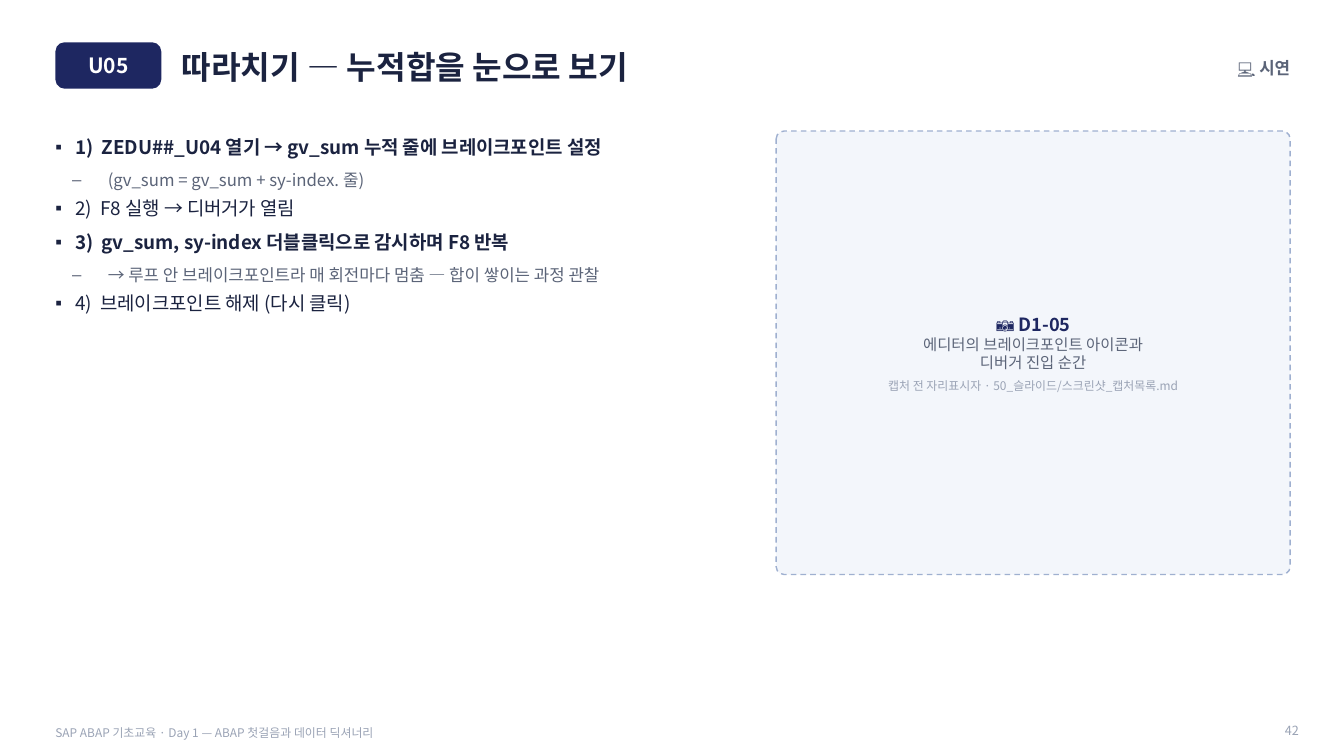
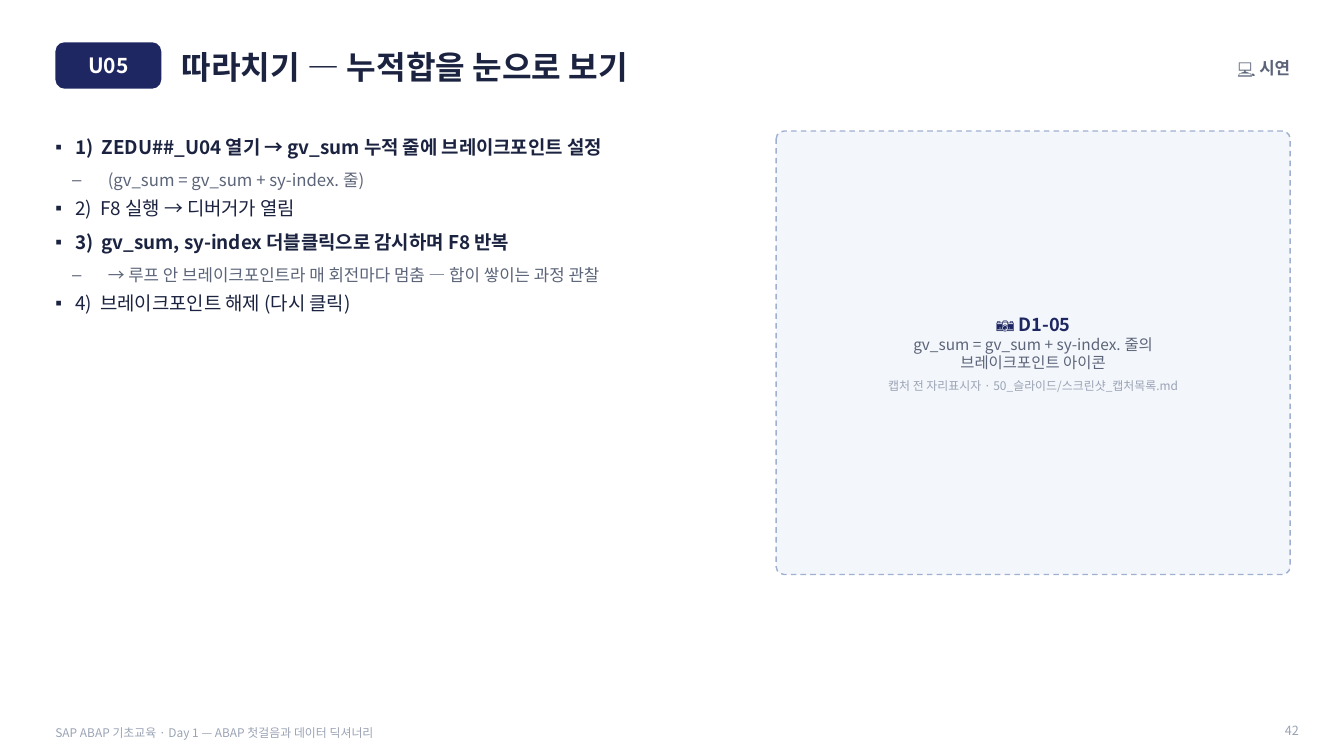
Before and after one commit to qdwe93/abap_beginner_2026, a slide deck: slide 42 of 50_슬라이드/SLIDES_Day1.pptx. Drawn at 1344x756 pixels with LibreOffice and Linux fonts; fonts in the diff are those of the drawing. Boxes give left, top, right and bottom in pixels: in the first picture for what was removed or moved away, otherwise in the second. Text is boxed around its words. In the diff, an @@ line names an element or a change of style, - is before the commit and + after.

```diff
--- a/50_슬라이드/SLIDES_Day1.pptx
+++ b/50_슬라이드/SLIDES_Day1.pptx
@@ text at bbox=[913, 337, 1153, 369]: text changed @@
-에디터의 브레이크포인트 아이콘과
-디버거 진입 순간
+gv_sum = gv_sum + sy-index. 줄의
+브레이크포인트 아이콘
```
Also in this commit, not shown: 9 other slides changed, 6 other files.
